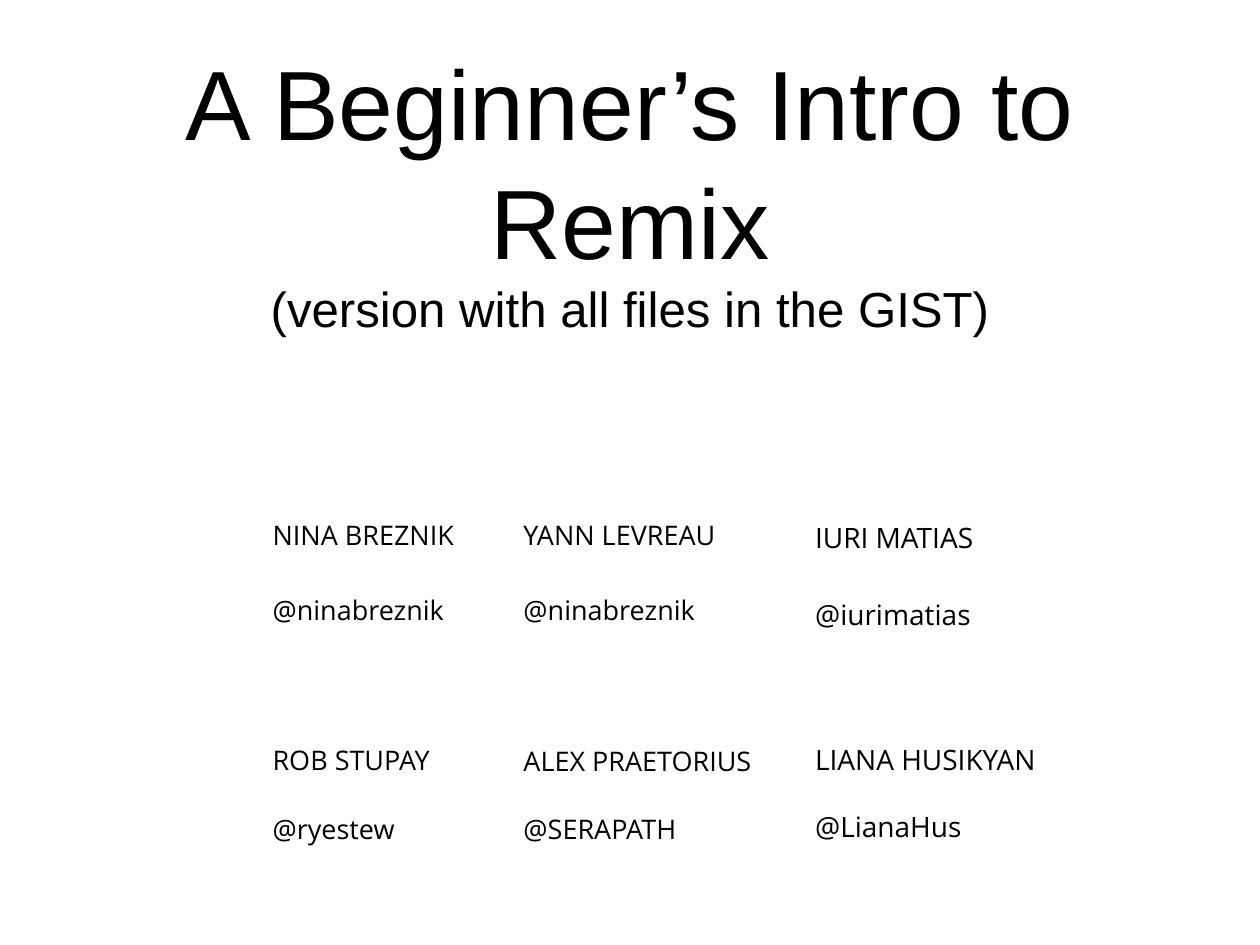
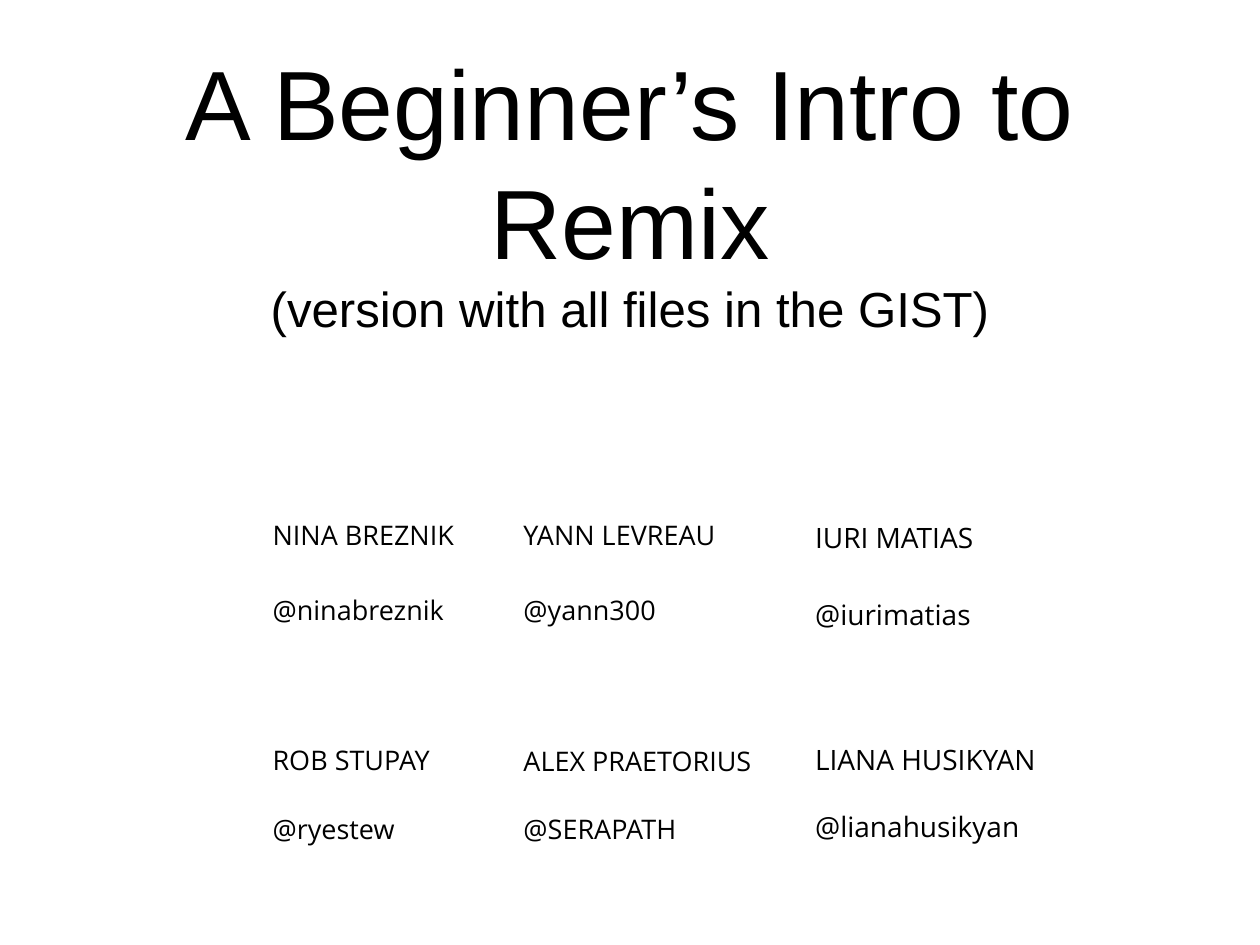
Before and after one commit to ethereum/remix-workshops, a slide deck: slide 1 of basicDeployment/part1/remix-basic-all-in-gist_part1.odp. Drawn at 1260x945 pixels with LibreOffice and Linux fonts; fonts in the diff are those of the drawing. Boxes give left, top, right and bottom in pixels: in the first picture for what was removed or moved away, otherwise in the second. Text is boxed around its words. In the diff, an @@ line names an element or a change of style, - is before the commit and + after.

```diff
--- a/basicDeployment/part1/remix-basic-all-in-gist_part1.odp
+++ b/basicDeployment/part1/remix-basic-all-in-gist_part1.odp
@@ text at bbox=[523, 600, 655, 627]: text changed @@
-@ninabreznik
+@yann300
@@ text at bbox=[815, 815, 1019, 844]: text changed @@
-@LianaHus
+@lianahusikyan
```
Also in this commit, not shown: 6 other files.
